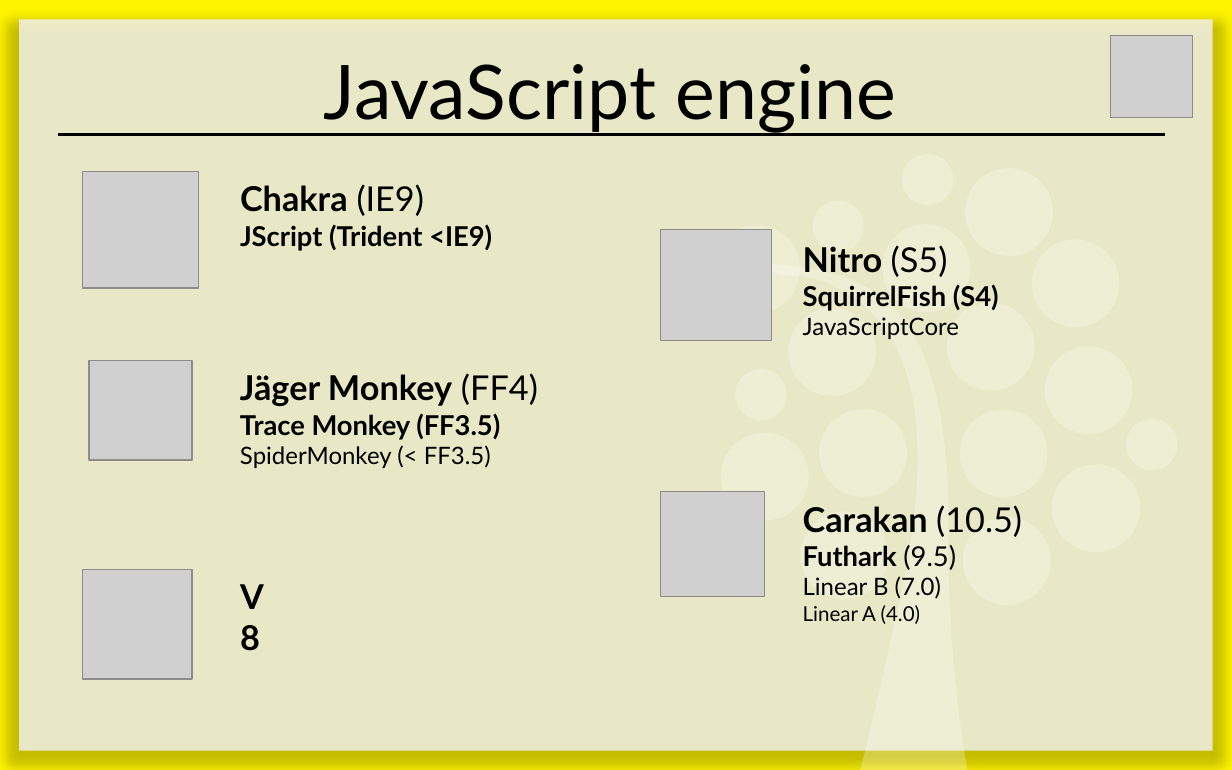
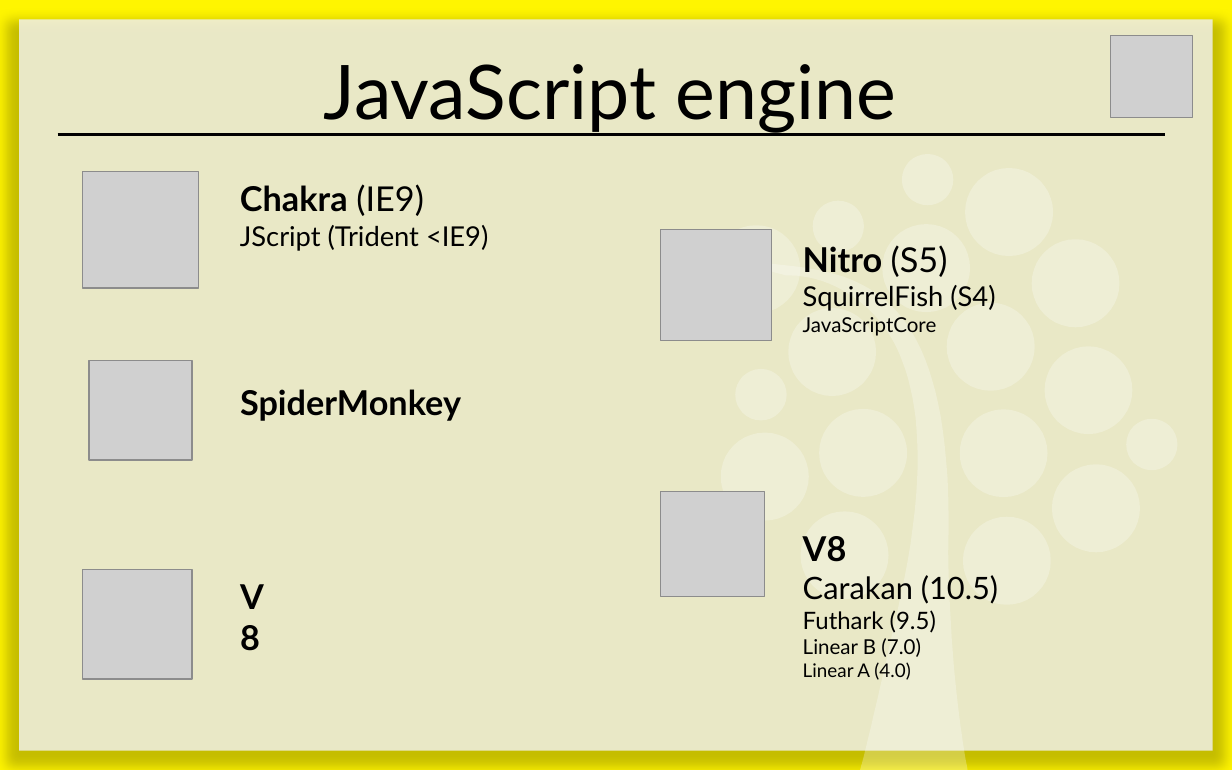
Before and after one commit to Leitet/Kursmaterial-JavaScript, a slide deck: slide 4 of lectures/E06-Why-We-Fight/E06 - Why We Fight.pptx. Drawn at 1232x770 pixels with LibreOffice and Linux fonts; fonts in the diff are those of the drawing; grey boxes stand for pictures. Boxes give left, top, right and bottom in pixels: in the first picture for what was removed or moved away, otherwise in the second. Text is boxed around its words. In the diff, an @@ line names an element or a change of style, - is before the commit and + after.

Commit message:
Updated engines

```diff
--- a/lectures/E06-Why-We-Fight/E06 - Why We Fight.pptx
+++ b/lectures/E06-Why-We-Fight/E06 - Why We Fight.pptx
@@ text at (240,225,488,251): bold off in "JScript (Trident <IE9)" @@
@@ text at (803,285,995,336): bold off in "SquirrelFish (S4)"; size 14 to 12 pt in "JavaScriptCore" @@
@@ text at (240,389,461,421): text changed; size 14 to 20 pt @@
-Jäger Monkey (FF4)
-Trace Monkey (FF3.5)
-SpiderMonkey (< FF3.5)
+SpiderMonkey
@@ text "V8": place and size @@
-text "V8" at (803,505,1022,624)
+text "V8" at (803,536,998,680)
@@ text at (803,536,847,562): paragraph added @@
+V8
@@ text at (803,575,998,680): size 20 to 18 pt in "Carakan (10.5)"; bold off in "Carakan", "Futhark"; size 16 to 14 pt in "Futhark (9.5)"; size 14 to 12 pt in "Linear B (7.0)"; size 12 to 11 pt in "Linear A (4.0)" @@
```
